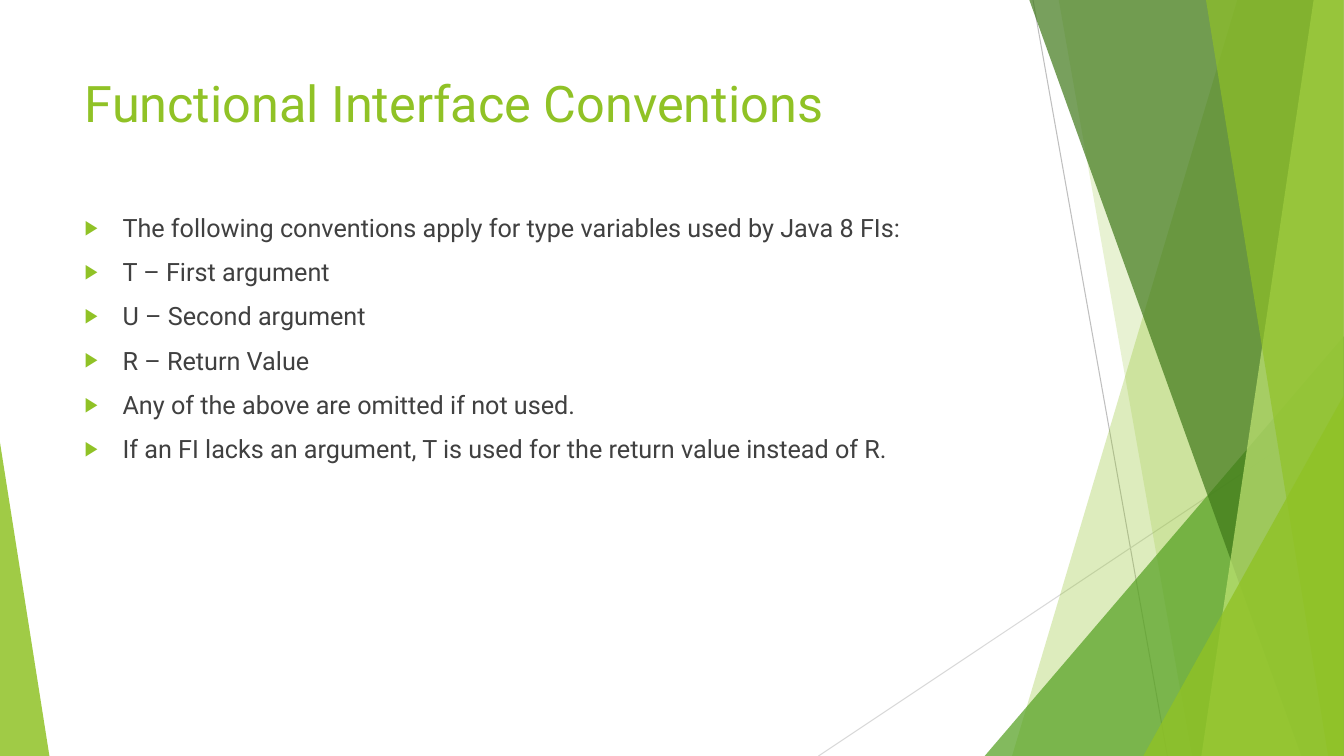
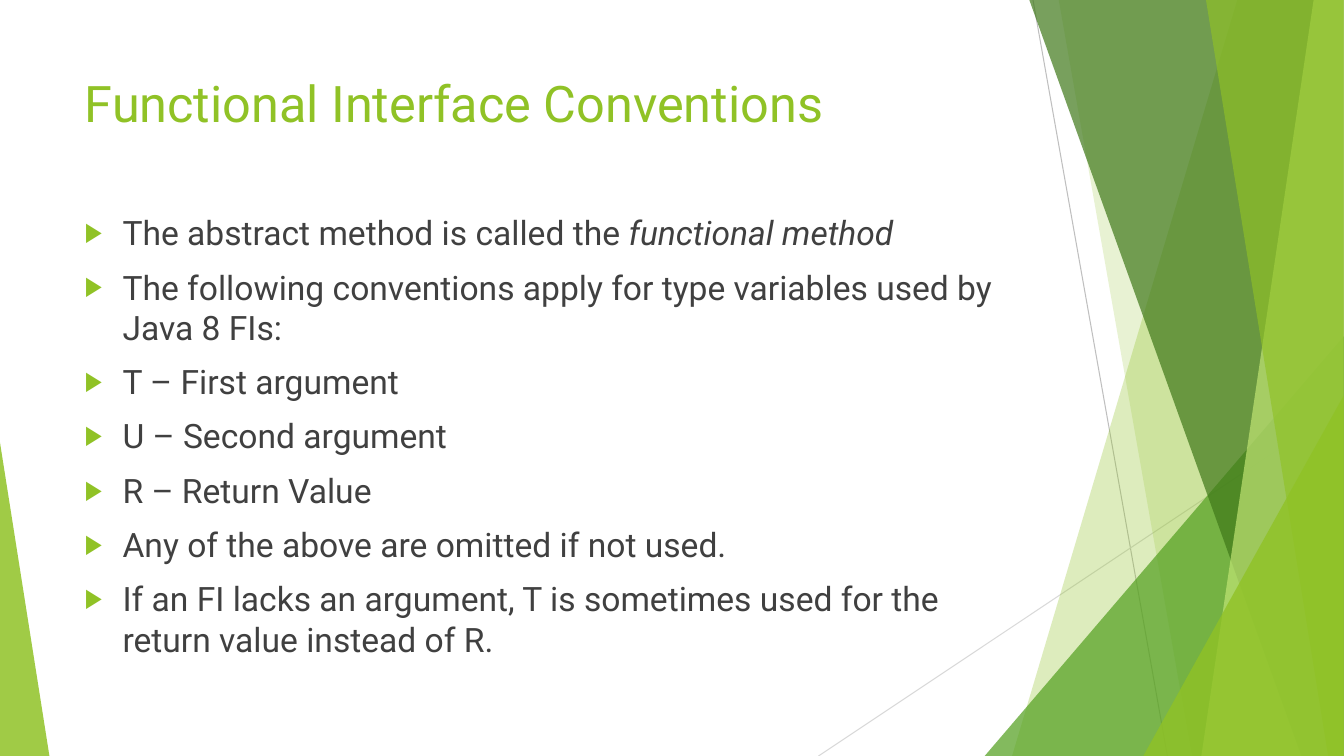
Before and after one commit to RichardRoda/2017-CodePaLOUsa-Lambda, a slide deck: slide 7 of Learning to Love the Lambda in the Stream.pptx (slide 6 before the commit). Drawn at 1344x756 pixels with LibreOffice and Linux fonts; fonts in the diff are those of the drawing. Boxes give left, top, right and bottom in pixels: in the first picture for what was removed or moved away, otherwise in the second. Text is boxed around its words. In the diff, an @@ line names an element or a change of style, - is before the commit and + after.

Commit message:
Complete discussion of Functional Interfaces (FIs).  Starting discussion of streams.

```diff
--- a/Learning to Love the Lambda in the Stream.pptx
+++ b/Learning to Love the Lambda in the Stream.pptx
@@ text at (123,219,893,246): paragraph added @@
+▶ The abstract method is called the functional method
@@ text at (123,274,992,564): size 18 to 24 pt in "The following conventions apply for type variables ...", "T – First argument", "U – Second argument", "R – Return Value" and 1 more places @@
@@ text at (123,585,938,653): text changed; size 18 to 24 pt @@
-▶ If an FI lacks an argument, T is used for the return value instead of R.
+▶ If an FI lacks an argument, T is sometimes used for the return value instead of R.
```
Also in this commit, not shown: 3 other slides changed, 8 slides added, 2 other files.
